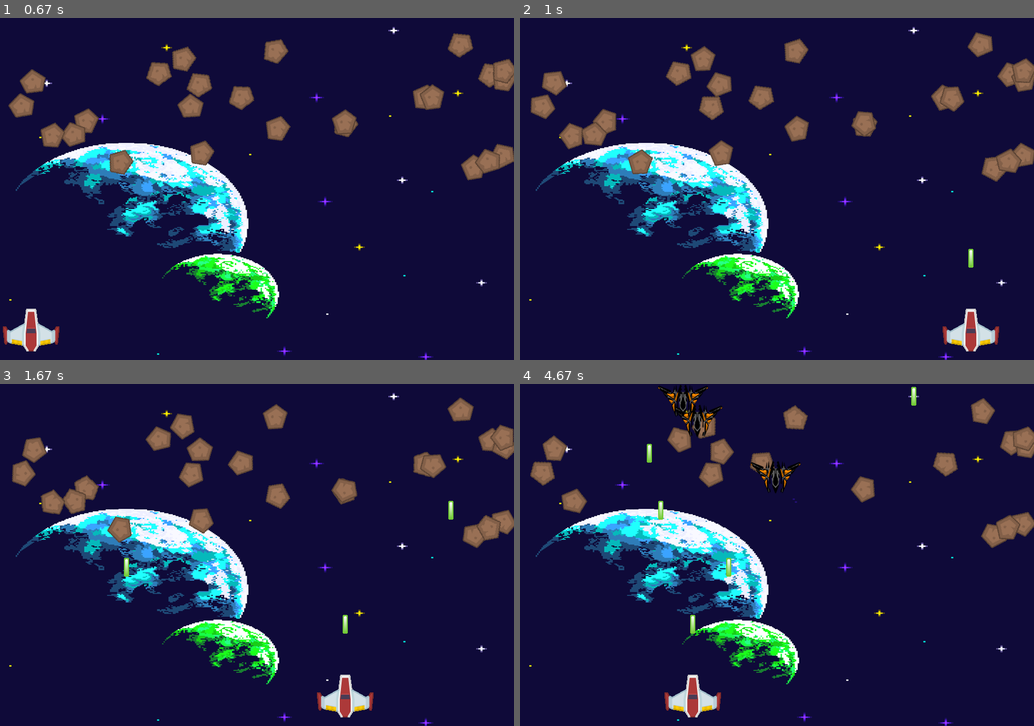
Above: before the commit, frames 1-4 (two rows, left to right).
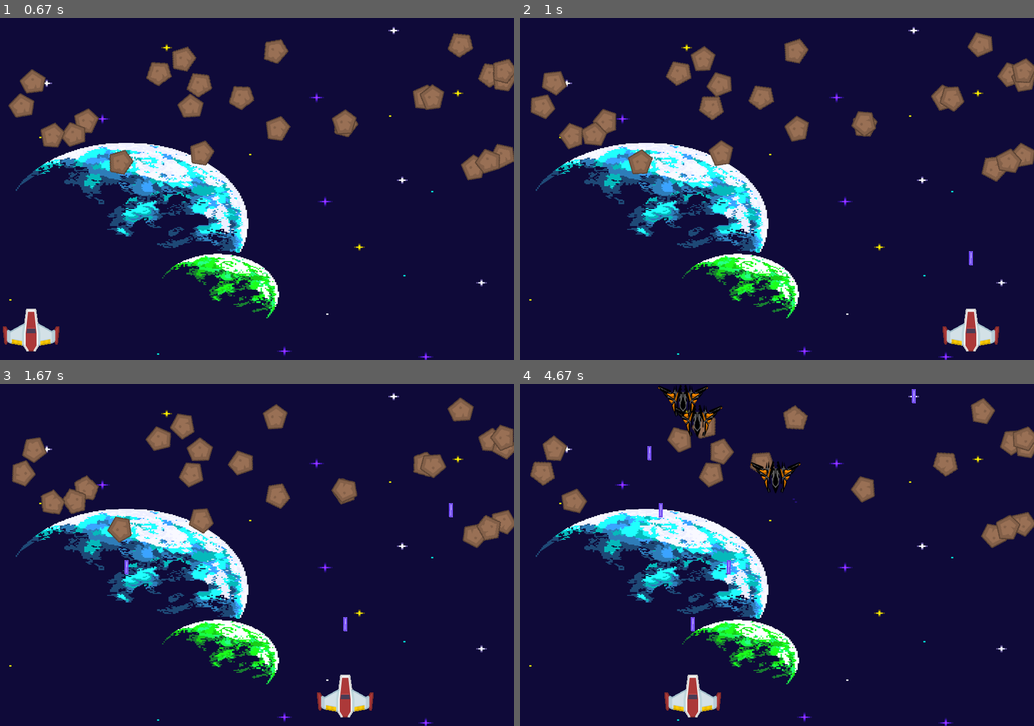
Above: after the commit, the same moments.

Repository: santiiander/TestKodlandPygame
Game: pygame game, started from finalv3.py
Same seed, same stepped clock (60 frames per second), same inputs: the game is played once before the commit and once after it.
Inputs (mouse positions are in pixels of both pictures, inside the frame that each line leads up to):
- Up to frame 1 (0.67 s): tap Enter at 0.33 s
- Up to frame 2 (1 s): click (941, 178) at 0.72 s
- Up to frame 3 (1.67 s): click (97, 503) at 1.05 s; click (318, 585) at 1.38 s
- Up to frame 4 (4.67 s): click (591, 544) at 1.72 s; click (761, 496) at 2.05 s; click (694, 442) at 2.38 s; click (581, 479) at 2.72 s; click (884, 493) at 3.05 s; click (622, 438) at 3.38 s; click (633, 592) at 3.72 s; click (699, 654) at 4.05 s; click (663, 493) at 4.38 s

Frame 1 is identical in both runs. In frame 2, less than 0.1% of the frame differs, in the area x 87-89%, y 67-73%; in frame 3, 0.2%; in frame 4, 0.3%, in the area x 24-78%, y 0-73%.

Commit message:
Se agregó sonido de fondo, se cambió la imagen de laser, se agregó una variante extra de enemigos

Diff:
--- a/finalv3.py
+++ b/finalv3.py
@@ -8,6 +8,11 @@
 
 pygame.init()
 pygame.mouse.set_visible(False)
+
+
+pygame.mixer.music.load("a-space-journey-through-the-solar-system-153272.mp3")
+pygame.mixer.music.play(-1)
+pygame.mixer.music.set_volume(0.2)
 
 
 class Menu:
@@ -93,6 +98,17 @@
         self.rect.y += 0.6
 
 
+class Enemy2(pygame.sprite.Sprite):
+    def __init__(self):
+        super().__init__()
+        self.image = pygame.image.load("enemy2.png").convert_alpha()
+        self.rect = self.image.get_rect()
+
+    def update(self):
+        self.rect.y += 0.6
+        self.rect.x -= 1  # Se mueve de derecha a izquierda
+
+
 class Game:
     def __init__(self):
         self.score = 0
@@ -104,6 +120,7 @@
         self.meteor_list = pygame.sprite.Group()
         self.laser_list = pygame.sprite.Group()
         self.enemy_list = pygame.sprite.Group()
+        self.enemy2_list = pygame.sprite.Group()  # Nueva lista para los enemigos de tipo Enemy2
         self.menu = Menu(self.screen)
         self.font = pygame.font.Font(None, 50)
 
@@ -142,7 +159,6 @@
     def run_logic(self):
         self.all_sprites.update()
 
-        # Colisiones entre lasers y meteoritos
         for laser in self.laser_list:
             hit_meteors = pygame.sprite.spritecollide(laser, self.meteor_list, True)
             for meteor in hit_meteors:
@@ -157,7 +173,13 @@
         # Colisiones entre lasers y enemigos
         hit_enemies = pygame.sprite.groupcollide(self.enemy_list, self.laser_list, True, True)
         for enemy in hit_enemies:
-            # Puedes realizar alguna acción aquí si es necesario
+            print(f"¡Enemigo impactado! Posición: ({enemy.rect.x}, {enemy.rect.y})")
+            pass
+
+        # Colisiones entre lasers y enemigos de tipo Enemy2
+        hit_enemies2 = pygame.sprite.groupcollide(self.enemy2_list, self.laser_list, True, True)
+        for enemy2 in hit_enemies2:
+            print(f"¡Enemigo impactado! Posición: ({enemy2.rect.x}, {enemy2.rect.y})")
             pass
 
         # Generar nuevos enemigos
@@ -168,9 +190,22 @@
             self.enemy_list.add(enemy)
             self.all_sprites.add(enemy)
 
+        # Generar nuevos enemigos de tipo Enemy2
+        if random.randrange(150) < 1:
+            enemy2 = Enemy2()
+            enemy2.rect.x = 900  # Empieza fuera del lado derecho de la pantalla
+            enemy2.rect.y = random.randrange(250)
+            self.enemy2_list.add(enemy2)
+            self.all_sprites.add(enemy2)
+
         # Colisiones entre jugador y enemigos
         hit_enemies = pygame.sprite.spritecollide(self.player, self.enemy_list, True)
         if hit_enemies:
+            self.done = True
+
+        # Colisiones entre jugador y enemigos de tipo Enemy2
+        hit_enemies2 = pygame.sprite.spritecollide(self.player, self.enemy2_list, True)
+        if hit_enemies2:
             self.done = True
 
         # Verifica si todos los meteoritos han sido eliminados
Binary file added: enemy2.png
Binary file changed: laser.png
Not shown, added: a-space-journey-through-the-solar-system-153272.mp3
